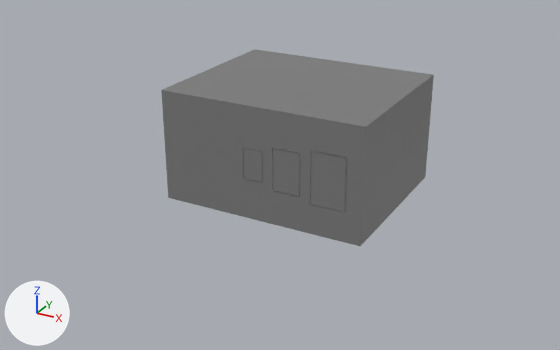
A saved change to the glTF model src/assets/models/office.glb.
One viewpoint serves both versions: a 50 mm camera at (36.4, -71.0, 36.4) aimed at (-1.3, -2.5, 2.2). Arrows for +X, +Y and +Z are at lower left; the lights stay in place. Where no turn or scale is listed for an object, it has been applied to the vertices. Vertices at the same position are counted once.

In view in the first picture: 'Room'.
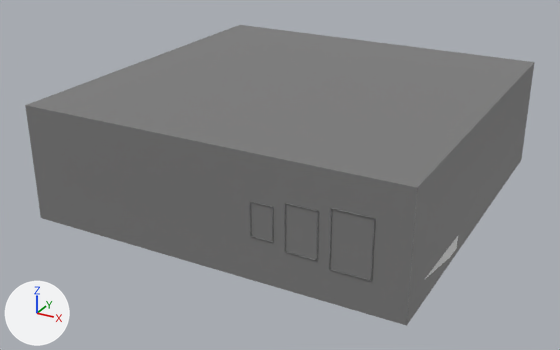
Where the newer file only moved an object's origin or applied its transform, the numbers keep the older frame.

Edits to the bpy script that builds the scene:
```text
Change me_room_base:
    used by ob_room; location = (0.05, -0.1, 6.03)
    remove me_room_base.from_pydata(...)  # 429 vertices, 734 faces; spans x -11.5..11.4, y -9.4..9.5, z -6.0..6.3
    add me_room_base.from_pydata(...)  # 602 vertices, 1102 faces; spans x -20.1..19.9, y -19.8..20.1, z -6.0..6.3
    me_room_base part 1: the loose piece of 8 vertices spanning x 5.9..9.6, y -9.4..-9.3, z -2.7..2.9 is scaled about its middle by (1.01, 2.11, 1), then moved by (7.1, -10.3, 0.0)
    me_room_base part 2: the loose piece of 8 vertices spanning x 1.7..4.7, y -9.4..-9.3, z -2.2..2.4 is scaled about its middle by (1.01, 2.11, 1), then moved by (7.1, -10.3, 0.0)
    me_room_base part 3: the loose piece of 8 vertices spanning x -1.7..0.5, y -9.4..-9.3, z -1.6..1.8 is scaled about its middle by (1.01, 2.11, 1), then moved by (7.0, -10.3, 0.0)
    me_room_base part 4: the loose piece of 32 vertices spanning x -11.5..11.3, y -9.4..9.5, z -6.0..6.3 is rebuilt with 32 vertices and now spans x -20.1..19.9, y -19.7..20.1, z -6.0..6.3
Change ob_tv:
    ob_tv.location: (10.99, -4.396, -2.193) -> (19.44, -11.06, -0.664)
    ob_tv.scale: (2.26, 0.0399, 1.41) -> (4.04, 0.071, 1.99)
```

Changed parts and their boxes [x1, y1, x2, y2] in the pictures (560 x 350 px; the box of a moved part takes in the faces that stretch with it):
'Room', reshaped (86% wider, 53% taller)
    before: [161, 49, 434, 246]
    after: [25, 25, 534, 326]
'TV', moved, rescaled (not visible before)
    after: [425, 236, 458, 279]
part 1 of me_room_base, moved or reshaped
    before: [310, 150, 347, 212]
    after: [329, 208, 375, 281]
part 2 of me_room_base, moved or reshaped
    before: [272, 147, 300, 196]
    after: [285, 203, 318, 260]
part 3 of me_room_base, moved or reshaped
    before: [243, 147, 260, 182]
    after: [250, 201, 273, 242]
part 4 of me_room_base, rebuilt (86% wider, 53% taller)
    before: [161, 49, 434, 246]
    after: [25, 25, 534, 326]
